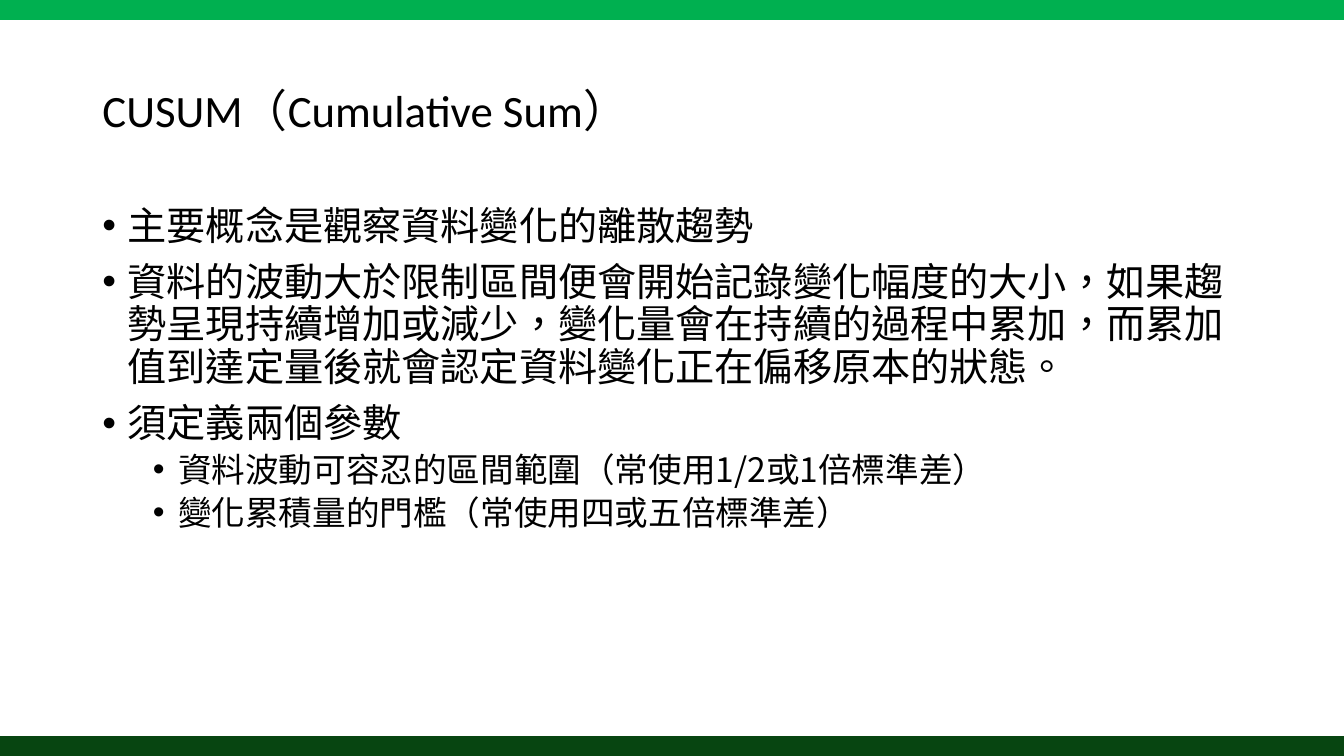
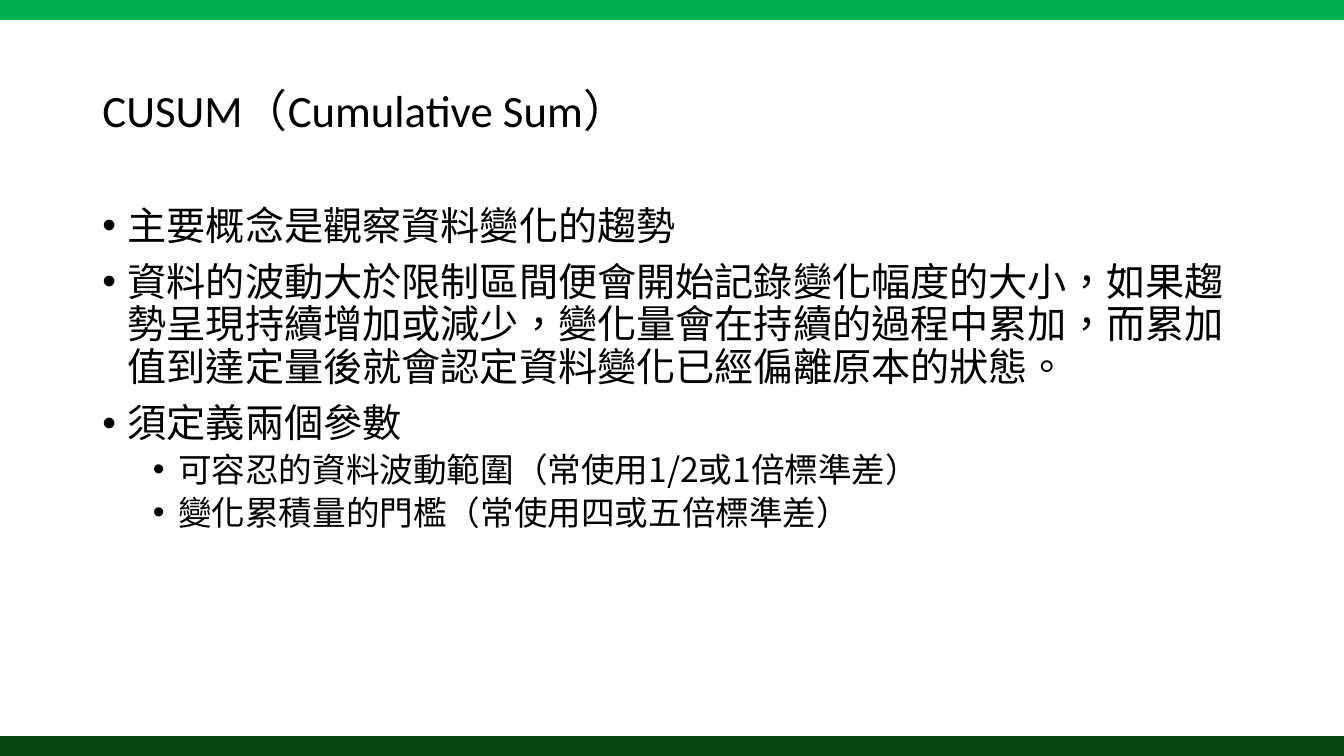
Before and after one commit to tedrong/Paper, a slide deck: slide 22 of Anomaly Detection and Event Alert System for IOT Integrated Management Platform.pptx. Drawn at 1344x756 pixels with LibreOffice and Linux fonts; fonts in the diff are those of the drawing. Boxes give left, top, right and bottom in pixels: in the first picture for what was removed or moved away, otherwise in the second. Text is boxed around its words. In the diff, an @@ line names an element or a change of style, - is before the commit and + after.

```diff
--- a/Anomaly Detection and Event Alert System for IOT Integrated Management Platform.pptx
+++ b/Anomaly Detection and Event Alert System for IOT Integrated Management Platform.pptx
@@ text at bbox=[128, 206, 1224, 385]: text changed @@
-• 主要概念是觀察資料變化的離散趨勢
-• 資料的波動大於限制區間便會開始記錄變化幅度的大小，如果趨勢呈現持續增加或減少，變化量會在持續的過程中累加，而累加值到達定量後就會認定資料變化正在偏移原本的狀態。
+• 主要概念是觀察資料變化的趨勢
+• 資料的波動大於限制區間便會開始記錄變化幅度的大小，如果趨勢呈現持續增加或減少，變化量會在持續的過程中累加，而累加值到達定量後就會認定資料變化已經偏離原本的狀態。
@@ text at bbox=[178, 453, 919, 488]: text changed @@
-  • 資料波動可容忍的區間範圍（常使用1/2或1倍標準差）
+  • 可容忍的資料波動範圍（常使用1/2或1倍標準差）
```
Also in this commit, not shown: 1 other file.
